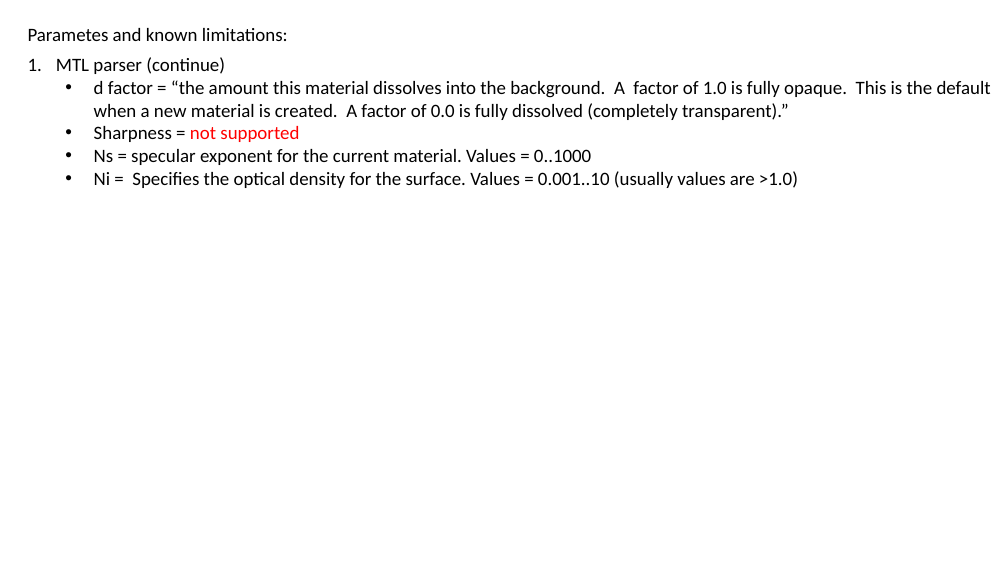
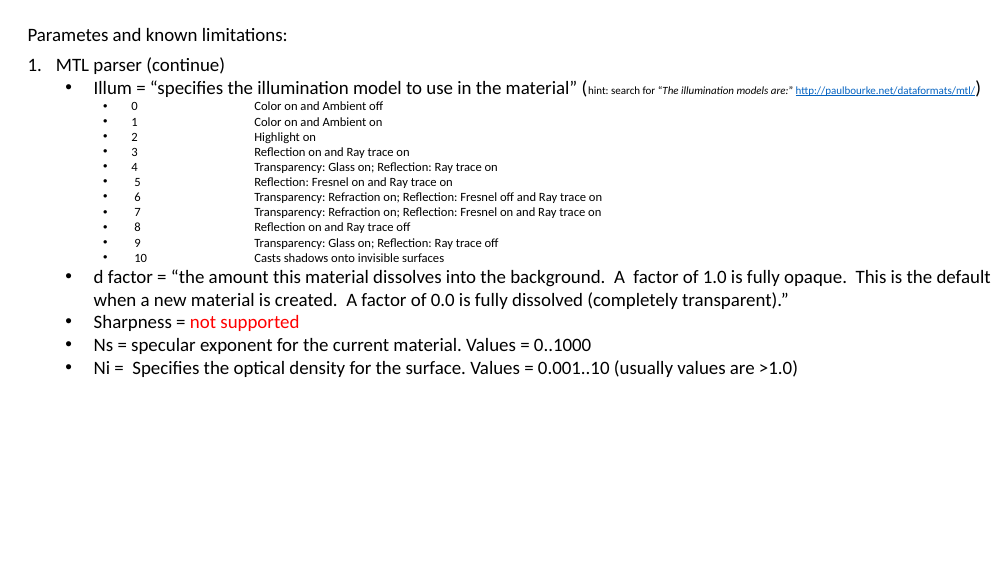
Before and after one commit to george2209/WavefrontOBJSerializer, a slide deck: slide 10 of docs/OBJ to binary structure_20210611_V1.1.pptx. Drawn at 1008x567 pixels with LibreOffice and Linux fonts; fonts in the diff are those of the drawing. Boxes give left, top, right and bottom in pixels: in the first picture for what was removed or moved away, otherwise in the second. Text is boxed around its words. In the diff, an @@ line names an element or a change of style, - is before the commit and + after.

```diff
--- a/docs/OBJ to binary structure_20210611_V1.1.pptx
+++ b/docs/OBJ to binary structure_20210611_V1.1.pptx
@@ text at <box>94,80,975,262</box>: paragraphs added @@
+  • Illum = “specifies the illumination model to use in the material” (hint: search for “The illumination models are:” http://paulbourke.net/dataformats/mtl/)
+    • 0 Color on and Ambient off
+    • 1 Color on and Ambient on
+    • 2 Highlight on
+    • 3 Reflection on and Ray trace on
+    • 4 Transparency: Glass on; Reflection: Ray trace on
+    • 5 Reflection: Fresnel on and Ray trace on
+    • 6 Transparency: Refraction on; Reflection: Fresnel off and Ray trace on
+    • 7 Transparency: Refraction on; Reflection: Fresnel on and Ray trace on
+    • 8 Reflection on and Ray trace off
+    • 9 Transparency: Glass on; Reflection: Ray trace off
+    • 10 Casts shadows onto invisible surfaces
```
Also in this commit, not shown: 4 other slides changed, 5 other files.
